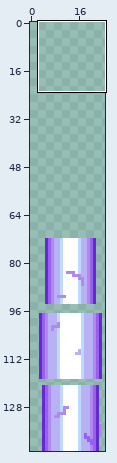
File history of a sprite sheet, Skills/GalickGun/GalickGunBeam.png. The picture above shows the old version from afar; the outline marks the close-up.
Close-up. Before:
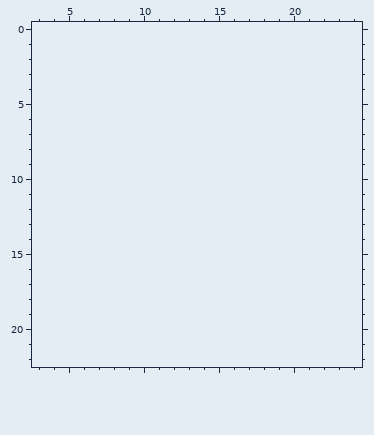
The file is 42x146 pixels, drawn in blocks of 2x2; one block is one cell here. Shown: x 3..24, y 0..22. The old version is drawn lined up with the new one, on the new canvas. The commit also changed other parts of the picture, which this record leaves out.
The result:
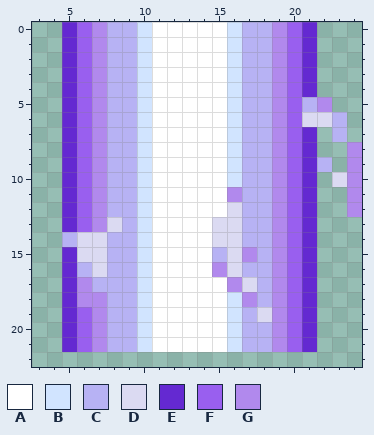
Palette (. is transparent): A #ffffff  B #d1e4ff  C #b7b2f4  D #dbdaf2  E #6429d1  F #995fef  G #b189ed
The exact change:
canvas 21x73 -> 25x143, the old top-left corner now at 3,71 (the part of the old canvas that was cut away was empty and is not shown)
@@ x 3..24 @@
- 0 ......................
- 1 ......................
- 2 ......................
- 3 ......................
- 4 ......................
- 5 ......................
- 6 ......................
- 7 ......................
- 8 ......................
- 9 ......................
-10 ......................
-11 ......................
-12 ......................
-13 ......................
-14 ......................
-15 ......................
-16 ......................
-17 ......................
-18 ......................
-19 ......................
-20 ......................
-21 ......................
+ 0 ..EFGCCBAAAAABCCGFE...
+ 1 ..EFGCCBAAAAABCCGFE...
+ 2 ..EFGCCBAAAAABCCGFE...
+ 3 ..EFGCCBAAAAABCCGFE...
+ 4 ..EFGCCBAAAAABCCGFE...
+ 5 ..EFGCCBAAAAABCCGFCG..
+ 6 ..EFGCCBAAAAABCCGFDDC.
+ 7 ..EFGCCBAAAAABCCGFE.C.
+ 8 ..EFGCCBAAAAABCCGFE..G
+ 9 ..EFGCCBAAAAABCCGFEC.G
+10 ..EFGCCBAAAAABCCGFE.DG
+11 ..EFGCCBAAAAAGCCGFE..G
+12 ..EFGCCBAAAAADCCGFE..G
+13 ..EFGDCBAAAADDCCGFE...
+14 ..CDDCCBAAAADDCCGFE...
+15 ..EDDCCBAAAACDGCGFE...
+16 ..ECDCCBAAAAGDCCGFE...
+17 ..EGCCCBAAAAAGDCGFE...
+18 ..EGGCCBAAAAABGCGFE...
+19 ..EFGCCBAAAAABCDGFE...
+20 ..EFGCCBAAAAABCCGFE...
+21 ..EFGCCBAAAAABCCGFE...
 22 ......................
Pixel boxes of the changes (left, top, right, bottom) in both close-ups:
added: (62, 22, 362, 352)
